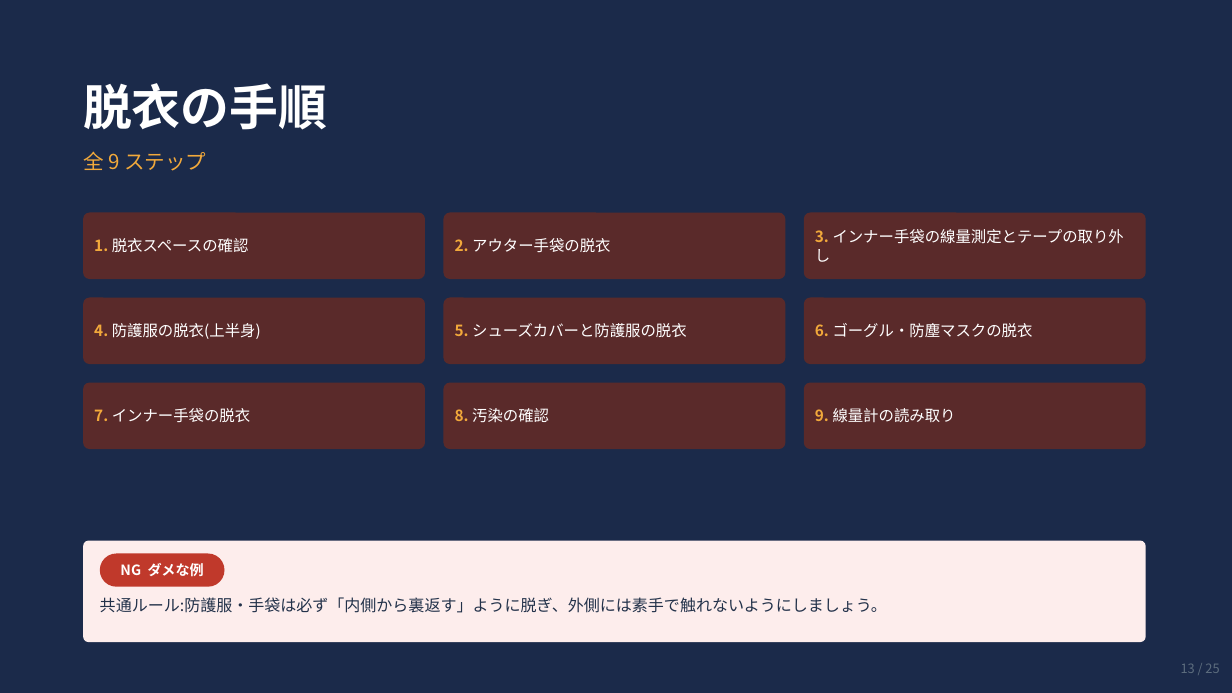
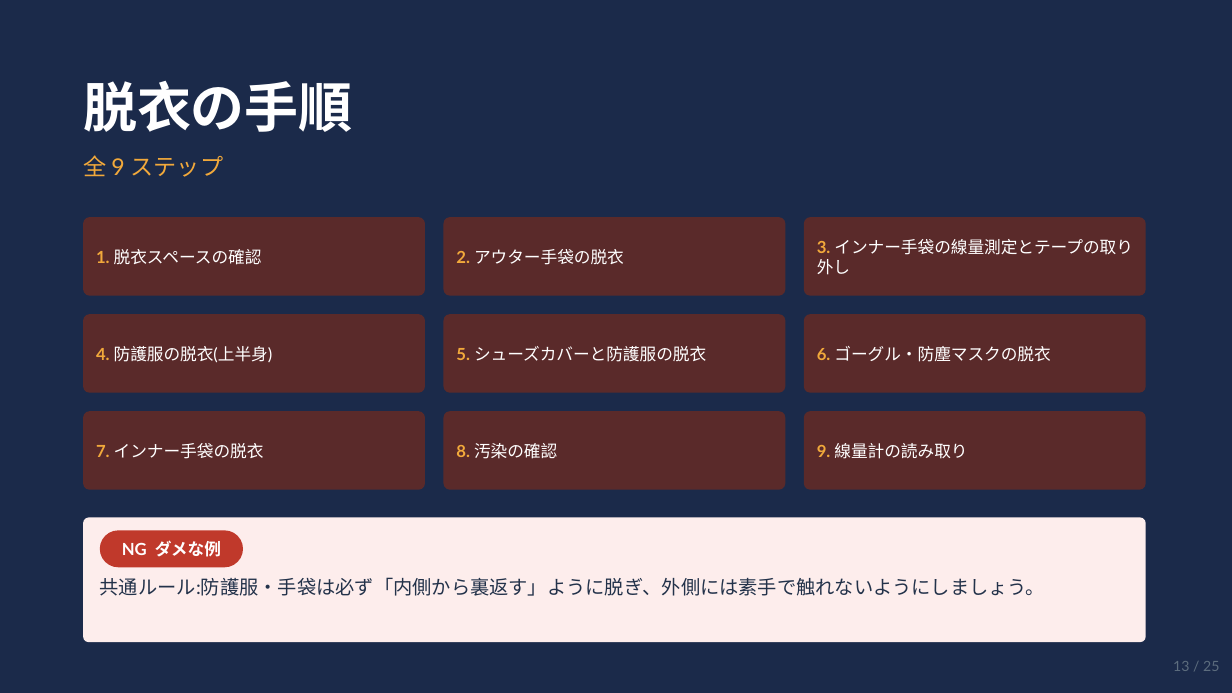
Before and after one commit to solidkinder624-cmyk/my-first-lab, a slide deck: slide 13 of output/放射性粉じん防護服_装着脱衣手順.pptx. Drawn at 1232x693 pixels with LibreOffice and Linux fonts; fonts in the diff are those of the drawing. Boxes give left, top, right and bottom in pixels: in the first picture for what was removed or moved away, otherwise in the second. Text is boxed around its words. In the diff, an @@ line names an element or a change of style, - is before the commit and + after.

```diff
--- a/output/放射性粉じん防護服_装着脱衣手順.pptx
+++ b/output/放射性粉じん防護服_装着脱衣手順.pptx
@@ text "脱衣の手順" at (83,81,353,132): size 38 to 42 pt, font Noto Sans CJK JP to Lato @@
@@ text "全 9 ステップ" at (83,155,223,177): size 16 to 18 pt, font Noto Sans CJK JP to Lato @@
@@ rounded rectangle: place and size @@
-rounded rectangle at (83,213,425,279)
+rounded rectangle at (83,217,425,296)
@@ rounded rectangle: place and size @@
-rounded rectangle at (444,213,786,279)
+rounded rectangle at (444,217,786,296)
@@ rounded rectangle: place and size @@
-rounded rectangle at (804,213,1146,279)
+rounded rectangle at (804,217,1146,296)
@@ rounded rectangle: place and size @@
-rounded rectangle at (83,298,425,364)
+rounded rectangle at (83,314,425,393)
@@ text "4. 防護服の脱衣(上半身)": place and size @@
-text "4. 防護服の脱衣(上半身)" at (94,323,261,339)
+text "4. 防護服の脱衣(上半身)" at (96,346,273,363)
@@ rounded rectangle: place and size @@
-rounded rectangle at (444,298,786,364)
+rounded rectangle at (444,314,786,393)
@@ text "5. シューズカバーと防護服の脱衣": place and size @@
-text "5. シューズカバーと防護服の脱衣" at (455,323,687,338)
+text "5. シューズカバーと防護服の脱衣" at (456,346,706,362)
@@ rounded rectangle: place and size @@
-rounded rectangle at (804,298,1146,364)
+rounded rectangle at (804,314,1146,393)
@@ text "6. ゴーグル・防塵マスクの脱衣": place and size @@
-text "6. ゴーグル・防塵マスクの脱衣" at (815,323,1033,338)
+text "6. ゴーグル・防塵マスクの脱衣" at (817,346,1050,362)
@@ rounded rectangle: place and size @@
-rounded rectangle at (83,383,425,449)
+rounded rectangle at (83,411,425,490)
@@ text "7. インナー手袋の脱衣": place and size @@
-text "7. インナー手袋の脱衣" at (94,408,250,422)
+text "7. インナー手袋の脱衣" at (96,443,264,459)
@@ rounded rectangle: place and size @@
-rounded rectangle at (444,383,786,449)
+rounded rectangle at (444,411,786,490)
@@ size 12 to 13 pt, font Noto Sans CJK JP to Lato in 9 elements at (817,239,1133,275), (96,249,262,265), (456,249,624,265), (96,346,273,363), (817,346,1050,362), (456,346,706,362), (817,443,967,459), (96,443,264,459), (456,443,557,459) @@
@@ text "8. 汚染の確認": place and size @@
-text "8. 汚染の確認" at (455,408,549,422)
+text "8. 汚染の確認" at (456,443,557,459)
@@ proportions changed in 10 elements at (83,518,1146,642), (83,217,425,296), (444,217,786,296), (804,217,1146,296), (83,314,425,393), (444,314,786,393), (804,314,1146,393), (83,411,425,490), (444,411,786,490), (804,411,1146,490) @@
@@ rounded rectangle: place and size @@
-rounded rectangle at (804,383,1146,449)
+rounded rectangle at (804,411,1146,490)
@@ text "9. 線量計の読み取り": place and size @@
-text "9. 線量計の読み取り" at (815,408,956,423)
+text "9. 線量計の読み取り" at (817,443,967,459)
@@ rounded rectangle: place and size @@
-rounded rectangle at (83,541,1146,642)
+rounded rectangle at (83,518,1146,642)
@@ text "NG ダメな例": place and size @@
-text "NG ダメな例" at (120,563,204,577)
+text "NG ダメな例" at (122,540,221,557)
@@ text "NG ダメな例" at (122,540,221,557): size 11 to 13 pt, font Noto Sans CJK JP to Lato @@
@@ rounded rectangle: place and size @@
-rounded rectangle at (100,554,225,587)
+rounded rectangle at (100,531,243,567)
@@ text "共通ルール:防護服・手袋は必ず「内側から裏返す」ように脱ぎ、外側には素手で触れないようにしましょう。": place and size @@
-text "共通ルール:防護服・手袋は必ず「内側から裏返す」ように脱ぎ、外側には素手で触れないようにしましょう。" at (100,597,887,613)
+text "共通ルール:防護服・手袋は必ず「内側から裏返す」ように脱ぎ、外側には素手で触れないようにしましょう。" at (100,577,1045,596)
@@ text "共通ルール:防護服・手袋は必ず「内側から裏返す」ように脱ぎ、外側には素手で触れないようにしましょう。" at (100,577,1045,596): size 12.5 to 15 pt, font Noto Sans CJK JP to Lato; line spacing 1.15 to 1.12 @@
@@ text "13 / 25" at (1173,661,1219,671): size 10 to 11 pt, font Noto Sans CJK JP to Lato @@
```
Also in this commit, not shown: 24 other slides changed.
